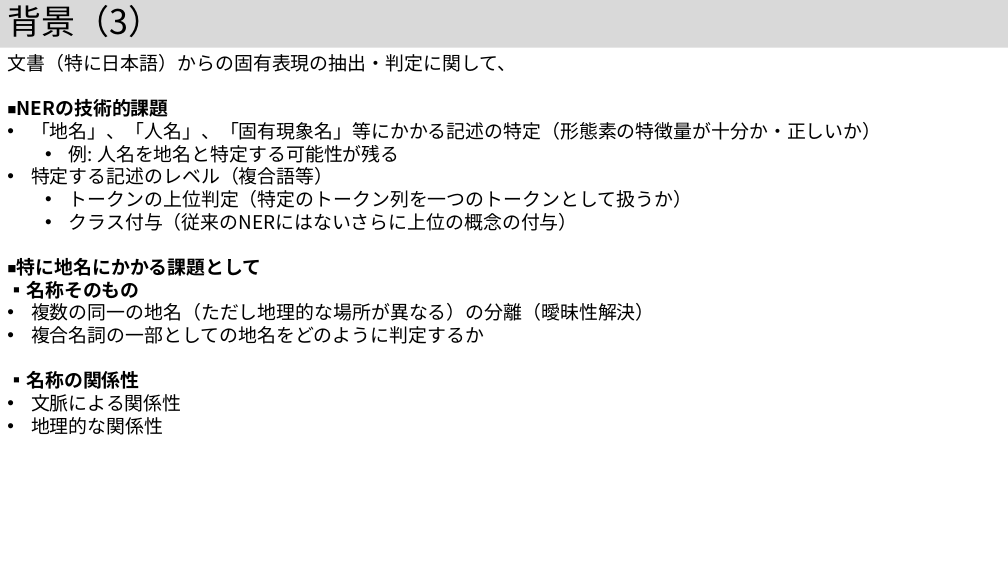
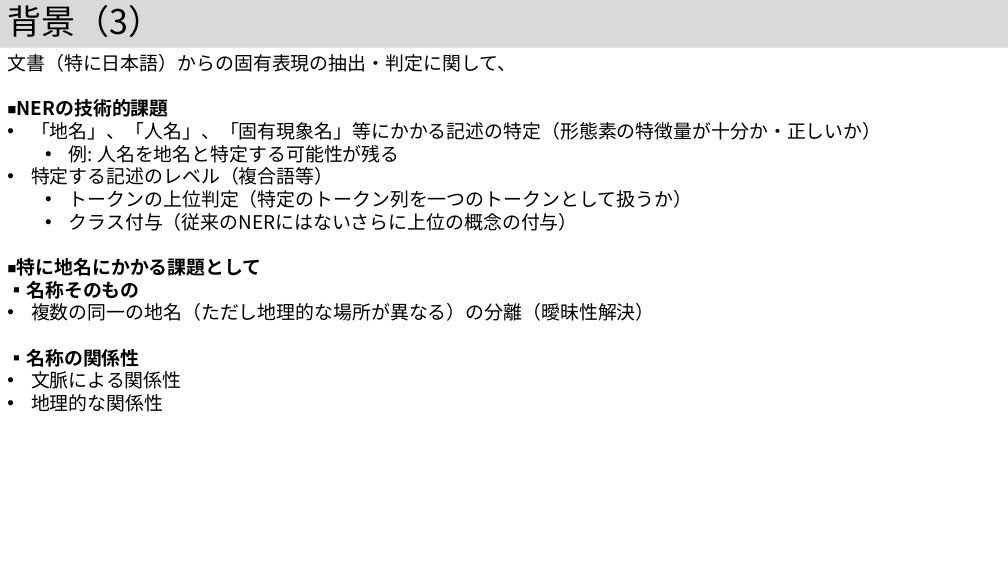
Before and after one commit to kouamano/nihongo-region-name-extract, a slide deck: slide 4 of jsik2026taikai.pptx. Drawn at 1008x567 pixels with LibreOffice and Linux fonts; fonts in the diff are those of the drawing. Boxes give left, top, right and bottom in pixels: in the first picture for what was removed or moved away, otherwise in the second. Text is boxed around its words. In the diff, an @@ line names an element or a change of style, - is before the commit and + after.

Commit message:
add

```diff
--- a/jsik2026taikai.pptx
+++ b/jsik2026taikai.pptx
@@ text at box(31, 326, 484, 344): paragraph removed @@
-• 複合名詞の一部としての地名をどのように判定するか
```
Also in this commit, not shown: 3 other slides changed, 3 slides added.
